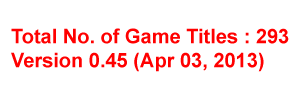
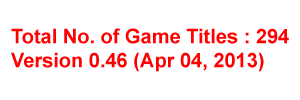
Two versions of the same layered image (300 x 100). Layer-by-layer changes:
renamed "Total No. of Game Titles : 293 Version 0.45 (Apr 03, 2013)" to "Total No. of Game Titles : 294 Version 0.46 (Apr 04, 2013)", painted on it over [117, 28, 289, 68]
